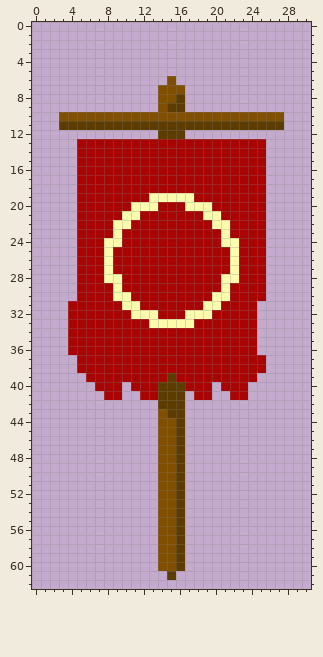
Two versions of one pixel-art sprite, landviewdattabs/landview_ensign/ensign_neo5.png. Above, as it was before the edit.
The file is 31x63 pixels.
The result:
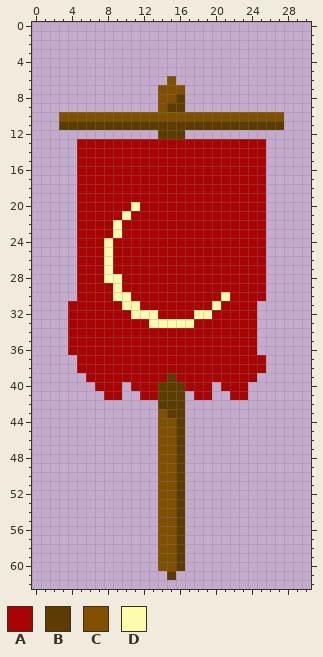
Palette (. is transparent): A #a80404  B #5c3c00  C #805000  D #fcfcac
Diff:
y 19: x 13..17 DDDDD -> AAAAA
y 20: x 12..13 DD -> AA; x 17..19 DDD -> AAA
y 21: x 11 D -> A; x 19..20 DD -> AA
y 22: x 10 D -> A; x 20..21 DD -> AA
y 23: x 21 D -> A
y 24: x 9 D -> A; x 21..22 DD -> AA
y 25..27: x 22 D -> A
y 28: x 21..22 DD -> AA
y 29: x 21 D -> A
y 30: x 20 D -> A
y 31: x 19 D -> A
y 32: x 17 D -> A
